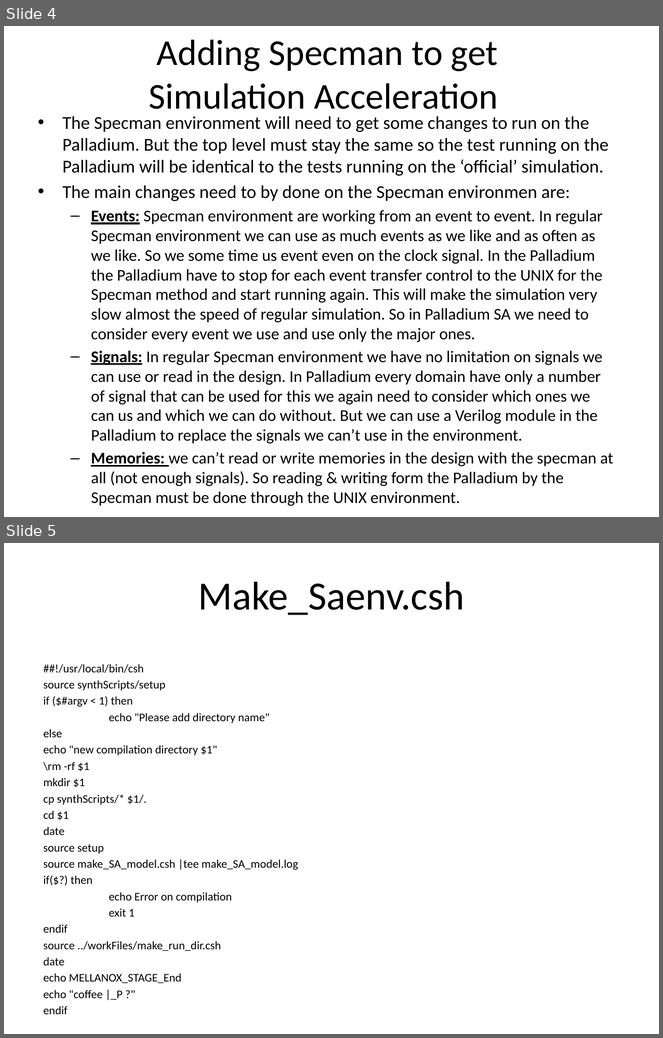
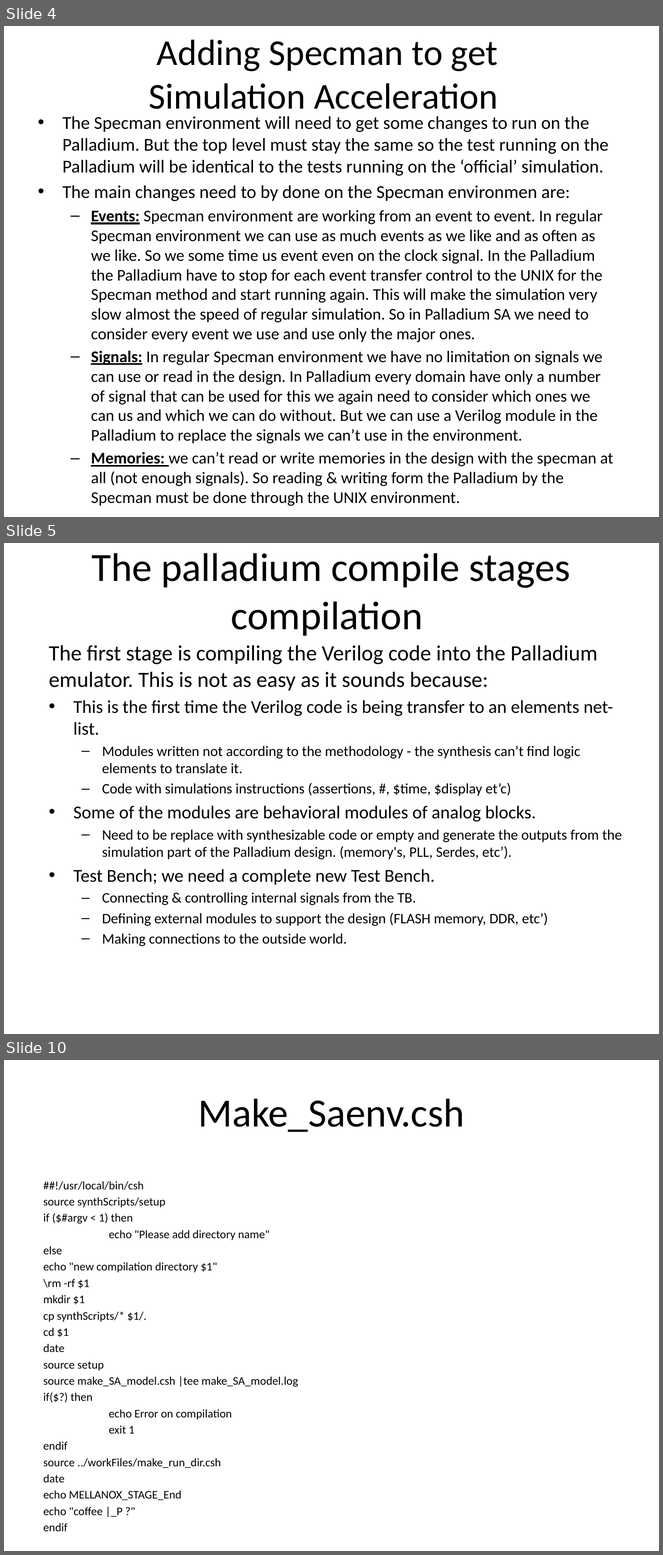
Before and after one commit to zahike/Palladium, a slide deck: Simulation Acceleration tutoria.pptx. Shown one above the other, each under a label of ours: slides 4 and 5 before the commit, slides 4, 5 and 10 after it; the slides between them are not shown. The pictures are 663x1038 and 663x1555 pixels, drawn with LibreOffice and Linux fonts; fonts in the diff are those of the drawing. Boxes give left, top, right and bottom in pixels: in the first picture for what was removed or moved away, otherwise in the second. Text is boxed around its words. In the diff, an @@ line names an element or a change of style, - is before the commit and + after.

```diff
--- a/Simulation Acceleration tutoria.pptx
+++ b/Simulation Acceleration tutoria.pptx
@@ slide 5 added at [4,543,659,1034], background #FFFFFF @@
@@ title added at [92,553,571,636], 44 pt, text #000000 @@
+The palladium compile stages
+compilation
@@ text added at [49,645,622,947], 16 pt, text #000000 @@
+The first stage is compiling the Verilog code into the Palladium emulator. This is not as easy as it sounds because:
+• This is the first time the Verilog code is being transfer to an elements net-list.
+  – Modules written not according to the methodology - the synthesis can’t find logic elements to translate it.
+  – Code with simulations instructions (assertions, #, $time, $display et’c)
+• Some of the modules are behavioral modules of analog blocks.
+  – Need to be replace with synthesizable code or empty and generate the outputs from the simulation part of the Palladium design. (memory's, PLL, Serdes, etc’).
+• Test Bench; we need a complete new Test Bench.
+  – Connecting & controlling internal signals from the TB.
+  – Defining external modules to support the design (FLASH memory, DDR, etc’)
+  – Making connections to the outside world.
@@ what was slide 5 is now slide 10 @@
```
Also in this commit, not shown: 4 other slides added.
